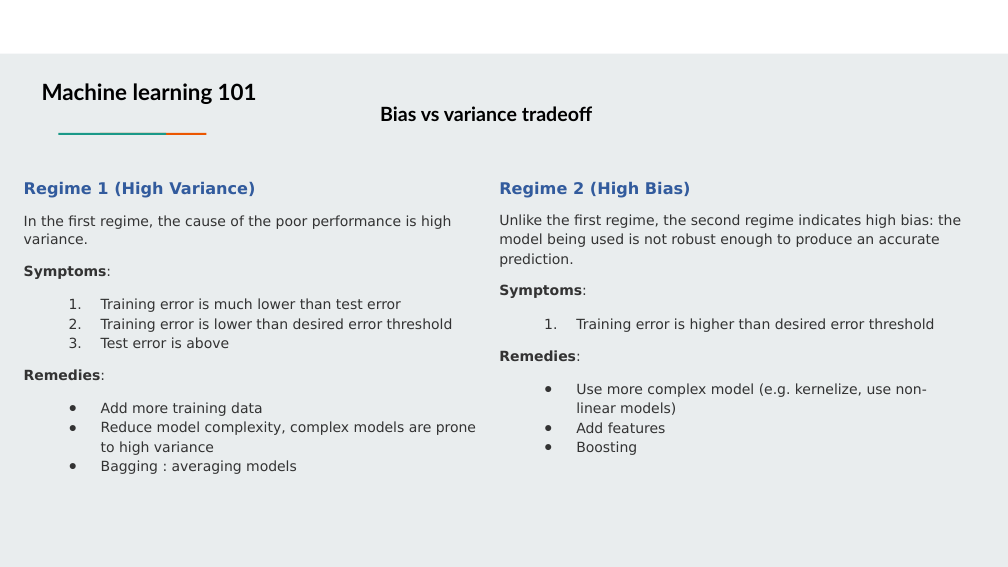
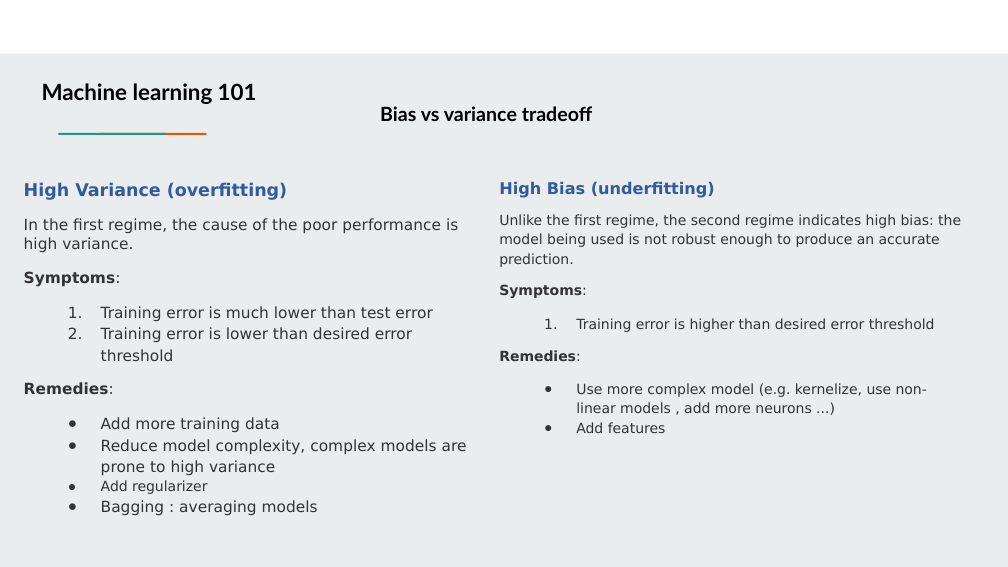
Before and after one commit to farouqBenarous/Machine_Learning_101_Workshop, a slide deck: slide 23 of 20-03-2021/Presentation/Machine learning 101.pptx. Drawn at 1008x567 pixels with LibreOffice and Linux fonts; fonts in the diff are those of the drawing. Boxes give left, top, right and bottom in pixels: in the first picture for what was removed or moved away, otherwise in the second. Text is boxed around its words. In the diff, an @@ line names an element or a change of style, - is before the commit and + after.

Commit message:
last version of the code and the slides

```diff
--- a/20-03-2021/Presentation/Machine learning 101.pptx
+++ b/20-03-2021/Presentation/Machine learning 101.pptx
@@ text at <box>24,182,287,200</box>: text changed; size 11.5 to 12.5 pt @@
-Regime 1 (High Variance)
+High Variance (overfitting)
@@ text at <box>499,181,715,198</box>: text changed @@
-Regime 2 (High Bias)
+High Bias (underfitting)
@@ text at <box>24,218,467,515</box>: size 10 to 11 pt in "In the first regime, the cause of ...", "Symptoms:", "Training error is much lower than test ...", "Training error is lower than desired error ..." and 4 more places; indent changed @@
@@ text at <box>101,337,229,348</box>: paragraph removed @@
-3. Test error is above
@@ text at <box>576,383,927,413</box>: text changed @@
-● Use more complex model (e.g. kernelize, use non-linear models)
+● Use more complex model (e.g. kernelize, use non-linear models , add more neurons ...)
@@ text at <box>576,441,637,455</box>: paragraph removed @@
-● Boosting
@@ text at <box>101,480,207,494</box>: paragraph added @@
+● Add regularizer
```
Also in this commit, not shown: 6 other slides changed, 2 slides added, 2 slides removed, 3 other files.
